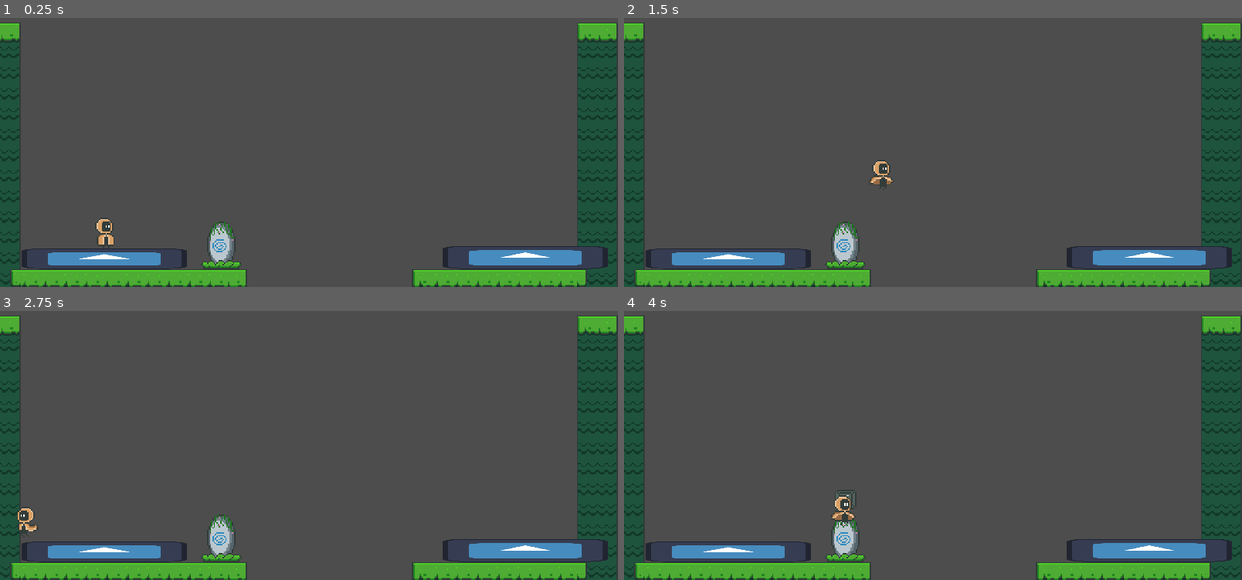
Above: before the commit, frames 1-4 (two rows, left to right).
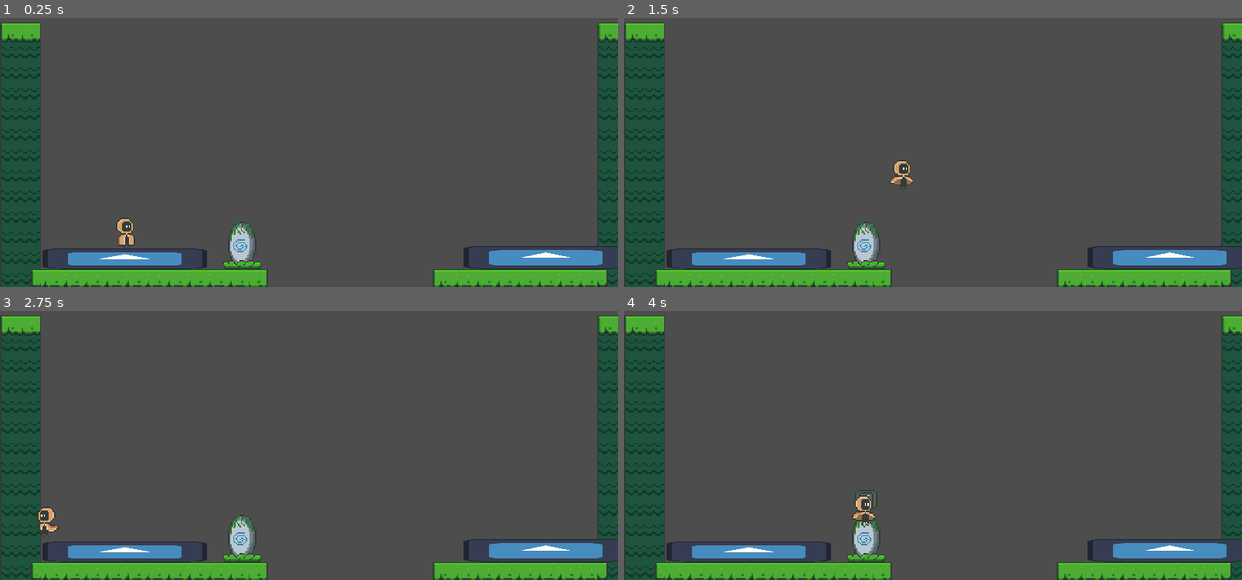
Above: after the commit, the same moments.

Repository: Andre700/Time_Flip
Game: Godot game, scene res://scenes/level.tscn
The game is run twice, just before and just after one commit, with the same random seed, the same clock (stepped at 60 frames per second) and the same inputs. The engine's default icon, where the game draws it, is replaced by a stand-in: a white triangle on a blue panel in a dark square.
Inputs:
- Up to frame 1 (0.25 s): no input
- Up to frame 2 (1.5 s): hold D (move_right) from 0.53 s (still down); tap F (action) at 0.6, 1.35 s; tap Space (jump) at 0.77 s
- Up to frame 3 (2.75 s): tap Space (jump) at 1.52 s; release D (move_right) at 2.03 s; hold A (move_left) from 2.03 s (still down); tap F (action) at 2.1 s
- Up to frame 4 (4 s): release A (move_left) at 2.78 s; hold D (move_right) from 2.78 s (still down); tap F (action) at 2.85, 3.6 s; tap Space (jump) at 3.02, 3.77 s

The runs differ from the first frame. In frame 1, 11% of the frame differs, in the area x 0-100%, y 1-100%; in frame 2, 11%; in frame 3, 11%; in frame 4, 11%.

Commit message:
Added logic to limit camera to tilemap size, minor refactors

Diff:
--- a/scenes/flip_point.tscn
+++ b/scenes/flip_point.tscn
@@ -6,6 +6,21 @@
 
 [sub_resource type="RectangleShape2D" id="RectangleShape2D_0r786"]
 size = Vector2(17, 36)
+
+[sub_resource type="Animation" id="Animation_7k5jp"]
+length = 0.001
+tracks/0/type = "value"
+tracks/0/imported = false
+tracks/0/enabled = true
+tracks/0/path = NodePath(".:position")
+tracks/0/interp = 1
+tracks/0/loop_wrap = true
+tracks/0/keys = {
+"times": PackedFloat32Array(0),
+"transitions": PackedFloat32Array(1),
+"update": 0,
+"values": [Vector2(0, -18)]
+}
 
 [sub_resource type="Animation" id="Animation_gtdnu"]
 resource_name = "up_and_down"
@@ -21,21 +36,6 @@
 "transitions": PackedFloat32Array(1, 1),
 "update": 0,
 "values": [Vector2(0, -17), Vector2(0, -14)]
-}
-
-[sub_resource type="Animation" id="Animation_7k5jp"]
-length = 0.001
-tracks/0/type = "value"
-tracks/0/imported = false
-tracks/0/enabled = true
-tracks/0/path = NodePath(".:position")
-tracks/0/interp = 1
-tracks/0/loop_wrap = true
-tracks/0/keys = {
-"times": PackedFloat32Array(0),
-"transitions": PackedFloat32Array(1),
-"update": 0,
-"values": [Vector2(0, -18)]
 }
 
 [sub_resource type="AnimationLibrary" id="AnimationLibrary_8j4bv"]
--- a/scenes/player.tscn
+++ b/scenes/player.tscn
@@ -185,7 +185,7 @@
 
 [node name="AnimatedSprite2D" type="AnimatedSprite2D" parent="."]
 sprite_frames = SubResource("SpriteFrames_m5j00")
-animation = &"fall"
+animation = &"idle"
 autoplay = "idle"
 
 [node name="CollisionShape2D" type="CollisionShape2D" parent="."]
--- a/scenes/tile_map.tscn
+++ b/scenes/tile_map.tscn
@@ -133,6 +133,6 @@
 terrain_set_0/terrain_0/color = Color(0.5, 0.34375, 0.25, 1)
 sources/0 = SubResource("TileSetAtlasSource_32rog")
 
-[node name="TileMap" type="TileMap"]
+[node name="TileMap" type="TileMap" groups=["tilemap"]]
 tile_set = SubResource("TileSet_650rq")
 format = 2
--- a/scripts/flip_point.gd
+++ b/scripts/flip_point.gd
@@ -25,6 +25,6 @@
 		help_text.visible = true
 		animation_player.play("up_and_down")
 
-func _on_body_exited(body):
+func _on_body_exited(_body):
 	help_text.visible = false
 	animation_player.pause()
--- a/scripts/player.gd
+++ b/scripts/player.gd
@@ -2,12 +2,17 @@
 class_name Player
 
 @onready var animated_sprite = $AnimatedSprite2D
+@onready var camera = $Camera2D
+@onready var tilemap: TileMap = get_tree().get_first_node_in_group("tilemap")
 
 @export var gravity = 400
 @export var jump_force = 200
 @export var speed = 125
 
 var active = true
+
+func _ready():
+	set_camera_boundaries()
 
 func _physics_process(delta):
 	if not is_on_floor():
@@ -40,3 +45,9 @@
 			animated_sprite.play("jump")
 		else:
 			animated_sprite.play("fall")
+
+func set_camera_boundaries():
+	var map_limits = tilemap.get_used_rect()
+	var map_cellsize = tilemap.rendering_quadrant_size
+	camera.limit_left = map_limits.position.x * map_cellsize
+	camera.limit_right = map_limits.end.x * map_cellsize
